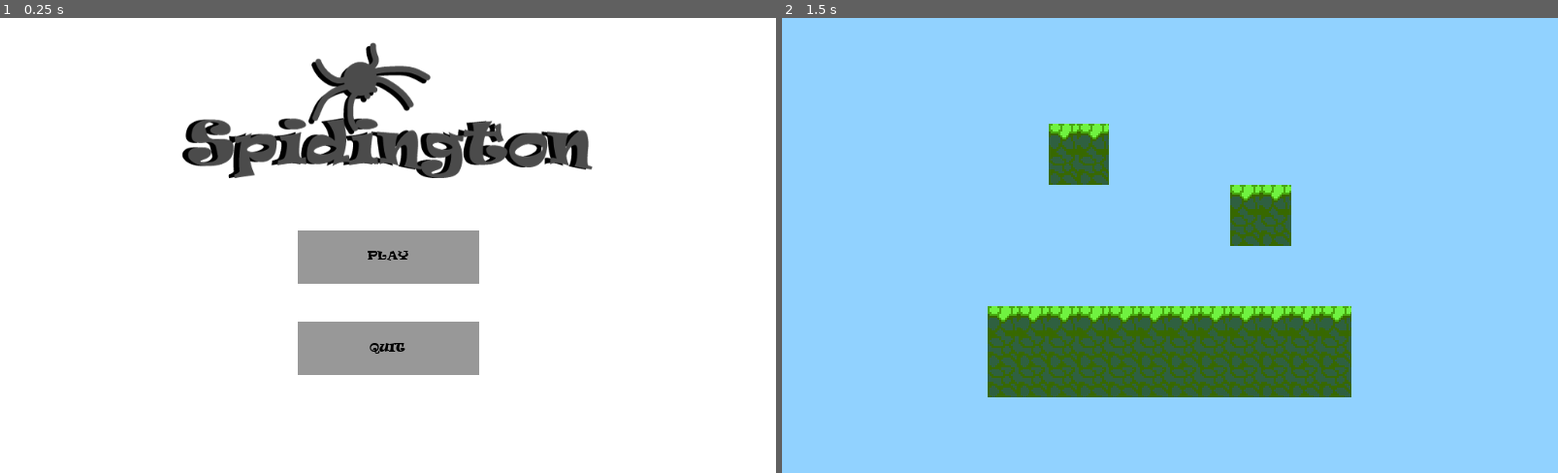
Above: before the commit, frames 1-2 (left to right).
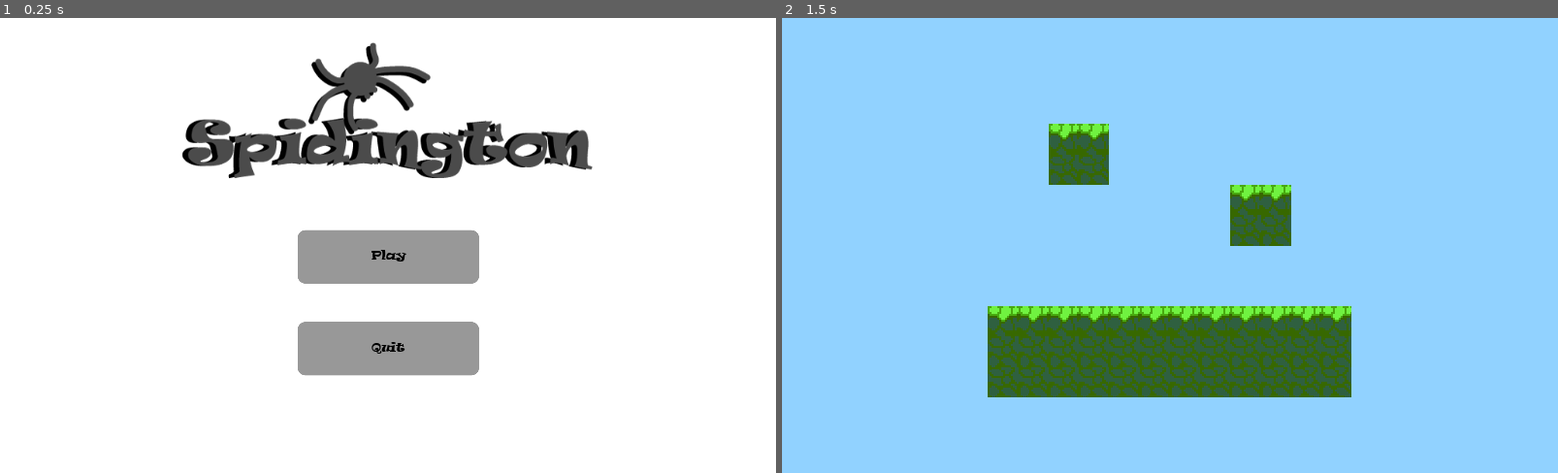
Above: after the commit, the same moments.

Repository: Tusentio/Spidington
Game: Godot game, scene res://Scenes/Menu/Menu.tscn
Same seed, same stepped clock (60 frames per second), same inputs: the game is played once before the commit and once after it.
Inputs:
- Up to frame 1 (0.25 s): no input
- Up to frame 2 (1.5 s): click "PLAY" (after the commit: "Play") at 0.5 s; tap Enter at 1.25 s

The runs differ from the first frame. In frame 1, 0.3% of the frame differs, in the area x 38-62%, y 46-79%; in frame 2, nothing differs.

Commit message:
Cool menu style

Diff:
--- a/Scenes/Menu/Menu.tscn
+++ b/Scenes/Menu/Menu.tscn
@@ -6,8 +6,16 @@
 [ext_resource path="res://Scenes/Menu/PlayButton.gd" type="Script" id=4]
 
 [sub_resource type="StyleBoxFlat" id=1]
+corner_radius_top_left = 10
+corner_radius_top_right = 10
+corner_radius_bottom_right = 10
+corner_radius_bottom_left = 10
 
 [sub_resource type="StyleBoxFlat" id=2]
+corner_radius_top_left = 10
+corner_radius_top_right = 10
+corner_radius_bottom_right = 10
+corner_radius_bottom_left = 10
 
 [node name="Menu" type="Control"]
 anchor_right = 1.0
@@ -55,7 +63,7 @@
 custom_fonts/font = ExtResource( 2 )
 custom_colors/font_color_disabled = Color( 0, 0, 0, 1 )
 custom_colors/font_color = Color( 0, 0, 0, 1 )
-text = "PLAY"
+text = "Play"
 script = ExtResource( 4 )
 __meta__ = {
 "_edit_use_anchors_": false
@@ -71,7 +79,7 @@
 custom_fonts/font = ExtResource( 2 )
 custom_colors/font_color_disabled = Color( 0, 0, 0, 1 )
 custom_colors/font_color = Color( 0, 0, 0, 1 )
-text = "QUIT"
+text = "Quit"
 script = ExtResource( 3 )
 
 [connection signal="pressed" from="ColorRect/ButtonContainer/PlayButton" to="ColorRect/ButtonContainer/PlayButton" method="_on_PlayButton_pressed"]
